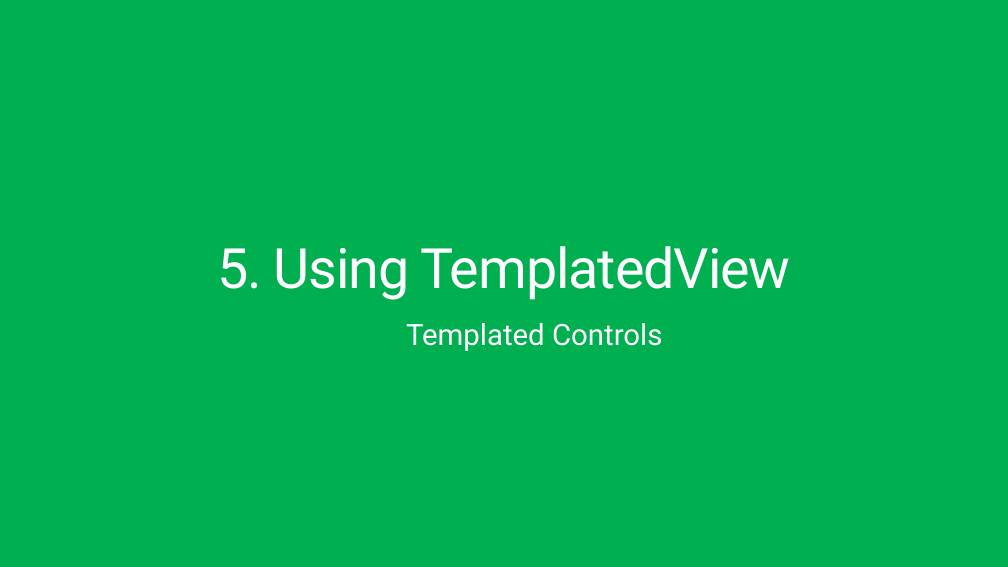
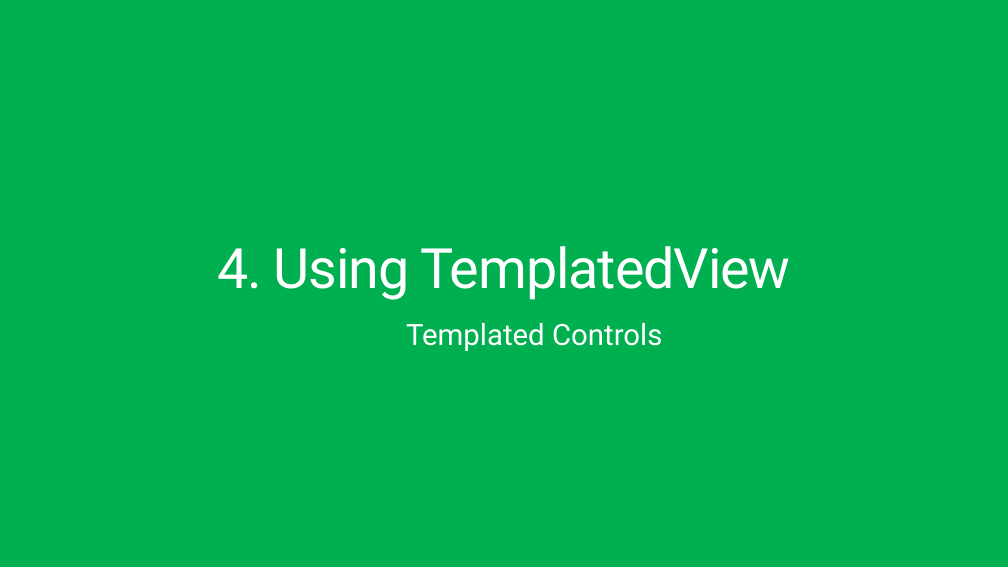
Before and after one commit to jsuarezruiz/ways-create-netmaui-controls, a slide deck: slide 29 of ways-create-netmaui-controls.pptx (slide 27 before the commit). Drawn at 1008x567 pixels with LibreOffice and Linux fonts; fonts in the diff are those of the drawing. Boxes give left, top, right and bottom in pixels: in the first picture for what was removed or moved away, otherwise in the second. Text is boxed around its words. In the diff, an @@ line names an element or a change of style, - is before the commit and + after.

```diff
--- a/ways-create-netmaui-controls.pptx
+++ b/ways-create-netmaui-controls.pptx
@@ title at (217, 246, 790, 300): text changed @@
-5. Using TemplatedView
+4. Using TemplatedView
```
Also in this commit, not shown: 7 other slides changed, 3 slides added.
